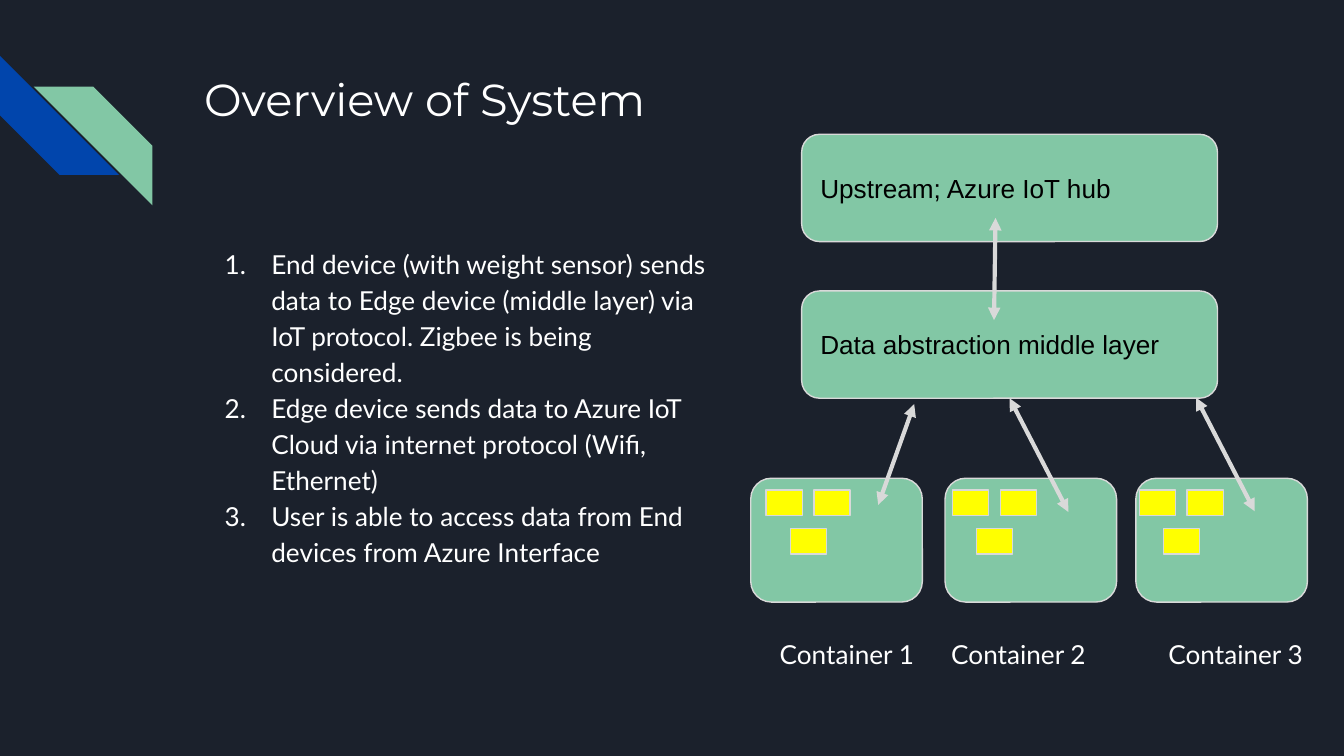
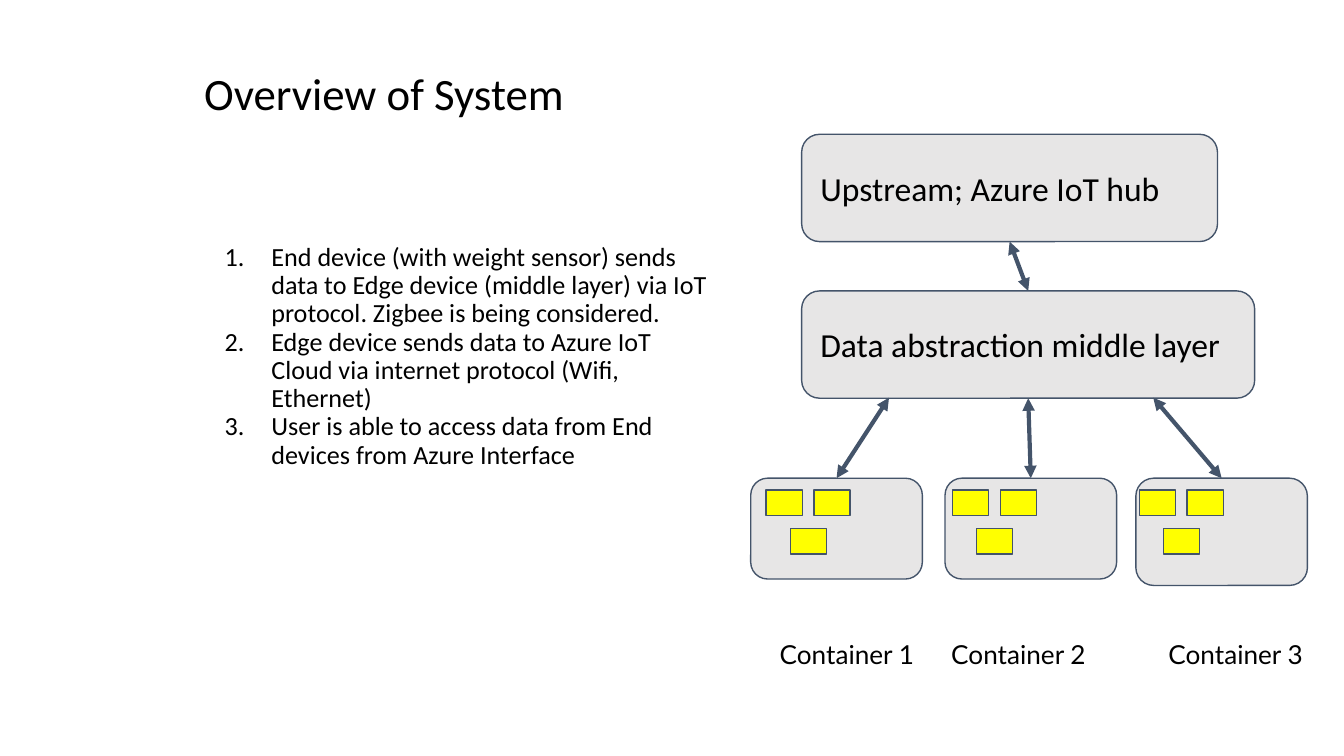
Before and after one commit to m3l1k4/Capstone_F19_Group_110, a slide deck: slide 6 of documents/proposal/20191010 - Presentation.pptx. Drawn at 1344x756 pixels with LibreOffice and Linux fonts; fonts in the diff are those of the drawing. Boxes give left, top, right and bottom in pixels: in the first picture for what was removed or moved away, otherwise in the second. Text is boxed around its words. In the diff, an @@ line names an element or a change of style, - is before the commit and + after.

```diff
--- a/documents/proposal/20191010 - Presentation.pptx
+++ b/documents/proposal/20191010 - Presentation.pptx
@@ background #1B212C to #FFFFFF @@
@@ diag stripe removed at [0,56,118,175] @@
@@ title "Overview of System" at [204,79,564,118]: font Montserrat to Calibri, text colour #FFFFFF to #000000; line spacing 1 to 0.9 @@
@@ diag stripe removed at [34,86,152,204] @@
@@ rounded rectangle "Upstream; Azure IoT hub" at [802,134,1218,242]: size 14 to 18 pt, font Arial to Calibri; fill #82C7A5 to #E7E6E6; outline #D9D9D9 0.75 pt to #44546A 0.75 pt @@
@@ text "End device (with weight sensor) ..." at [271,247,706,465]: font Lato to Calibri, text colour #FFFFFF to #000000; line spacing 1.15 to 0.9 @@
@@ double arrow moved from (995, 320) - (996, 218) to (1028, 292) - (1009, 242) @@
@@ double arrow (1028, 292) - (1009, 242): stroke #D9D9D9 2.25 pt to #44546A 2.25 pt @@
@@ rounded rectangle "Data abstraction middle layer" at [802,292,1255,399]: size 14 to 18 pt, font Arial to Calibri; fill #82C7A5 to #E7E6E6; outline #D9D9D9 0.75 pt to #44546A 0.75 pt @@
@@ rounded rectangle "Data abstraction middle layer": place and size @@
-rounded rectangle "Data abstraction middle layer" at [802,292,1218,399]
+rounded rectangle "Data abstraction middle layer" at [802,292,1255,399]
@@ double arrow moved from (878, 505) - (914, 405) to (836, 478) - (888, 398) @@
@@ double arrow (836, 478) - (888, 398): stroke #D9D9D9 2.25 pt to #44546A 2.25 pt @@
@@ double arrow moved from (1068, 512) - (1009, 398) to (1031, 478) - (1028, 398) @@
@@ double arrow (1031, 478) - (1028, 398): stroke #D9D9D9 2.25 pt to #44546A 2.25 pt @@
@@ double arrow moved from (1255, 511) - (1196, 398) to (1222, 478) - (1153, 398) @@
@@ double arrow (1222, 478) - (1153, 398): stroke #D9D9D9 2.25 pt to #44546A 2.25 pt @@
@@ rounded rectangle: place and size @@
-rounded rectangle at [751,478,923,602]
+rounded rectangle at [751,478,923,579]
@@ fill #82C7A5 to #E7E6E6; outline #D9D9D9 0.75 pt to #44546A 0.75 pt in 3 elements at [1136,478,1308,586], [751,478,923,579], [945,478,1117,579] @@
@@ rounded rectangle: place and size @@
-rounded rectangle at [945,478,1117,602]
+rounded rectangle at [945,478,1117,579]
@@ rounded rectangle: place and size @@
-rounded rectangle at [1136,478,1308,602]
+rounded rectangle at [1136,478,1308,586]
@@ outline #D9D9D9 0.75 pt to #44546A 0.75 pt in 9 elements at [766,491,802,516], [814,491,851,516], [790,528,827,554], [953,491,989,516], [1001,491,1038,516], [977,528,1013,554], [1140,491,1176,516], [1187,491,1223,516], [1164,528,1200,554] @@
@@ text colour #FFFFFF to #000000 in 3 elements at [780,645,914,665], [951,645,1085,665], [1168,645,1303,665] @@
```
Also in this commit, not shown: 10 other slides changed, 1 other file.
